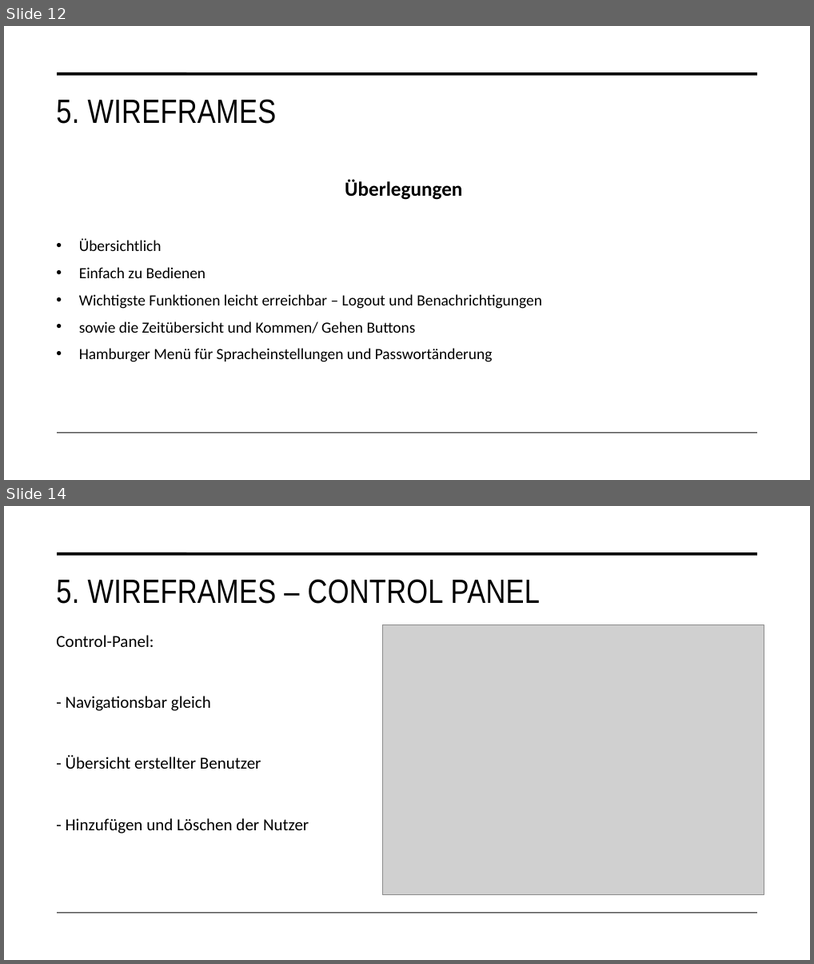
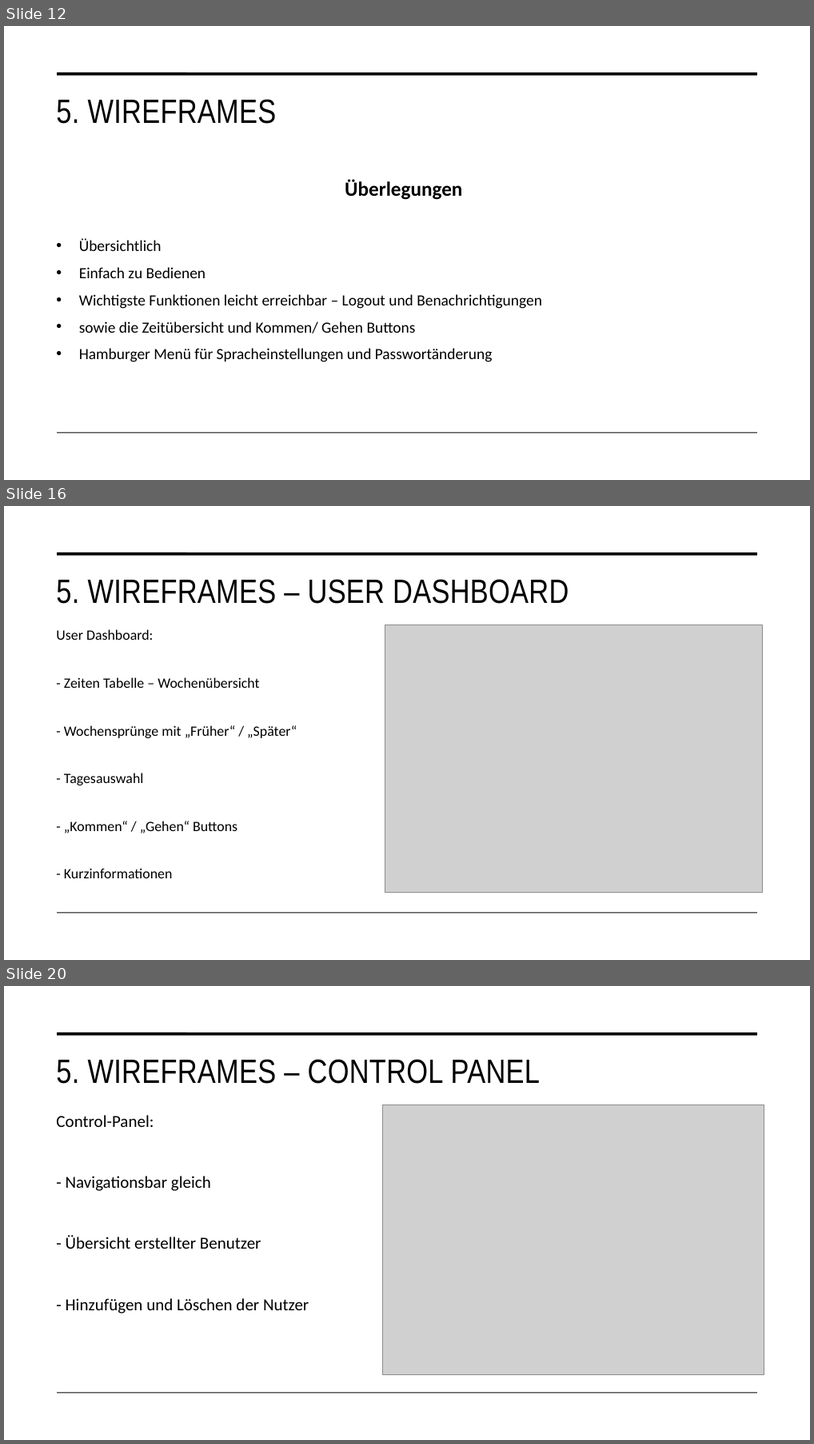
Before and after one commit to malu254/Eifrige-Otter-PM, a slide deck: Abgabe/Dokumentation/Präsentation.pptx. Shown one above the other, each under a label of ours: slides 12 and 14 before the commit, slides 12, 16 and 20 after it; the slides between them are not shown. The pictures are 814x964 and 814x1444 pixels, drawn with LibreOffice and Linux fonts; fonts in the diff are those of the drawing; grey boxes stand for pictures. Boxes give left, top, right and bottom in pixels: in the first picture for what was removed or moved away, otherwise in the second. Text is boxed around its words. In the diff, an @@ line names an element or a change of style, - is before the commit and + after.

```diff
--- a/Abgabe/Dokumentation/Präsentation.pptx
+++ b/Abgabe/Dokumentation/Präsentation.pptx
@@ slide 16 added at <box>4,506,810,960</box>, background #FFFFFF; not listed: 2 template elements that a slide beside it also shows @@
@@ title added at <box>56,579,569,604</box>, 40 pt, text #000000 @@
+5. WIREFRAMES – USER DASHBOARD
@@ picture added at <box>385,625,763,892</box> @@
@@ text added at <box>56,629,297,878</box>, 17 pt, text #000000 @@
+User Dashboard:
+- Zeiten Tabelle – Wochenübersicht
+- Wochensprünge mit „Früher“ / „Später“
+- Tagesauswahl
+- „Kommen“ / „Gehen“ Buttons
+- Kurzinformationen
@@ what was slide 14 is now slide 20 @@
```
Also in this commit, not shown: 6 slides changed, 5 other slides added.
